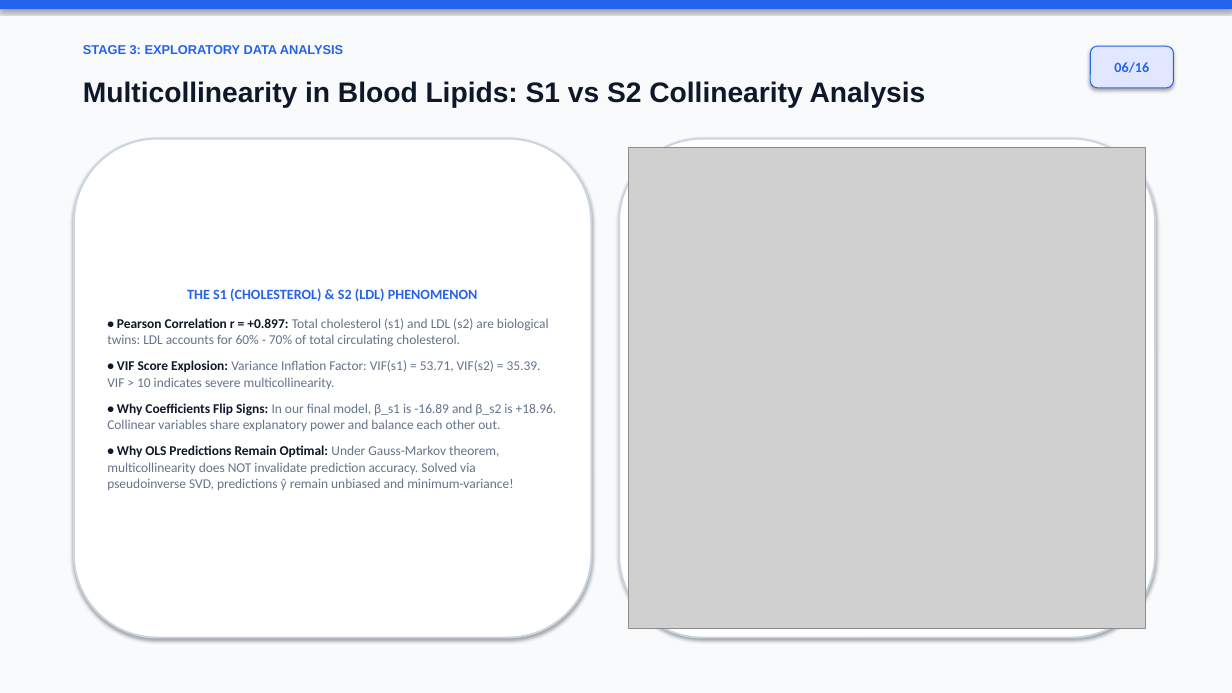
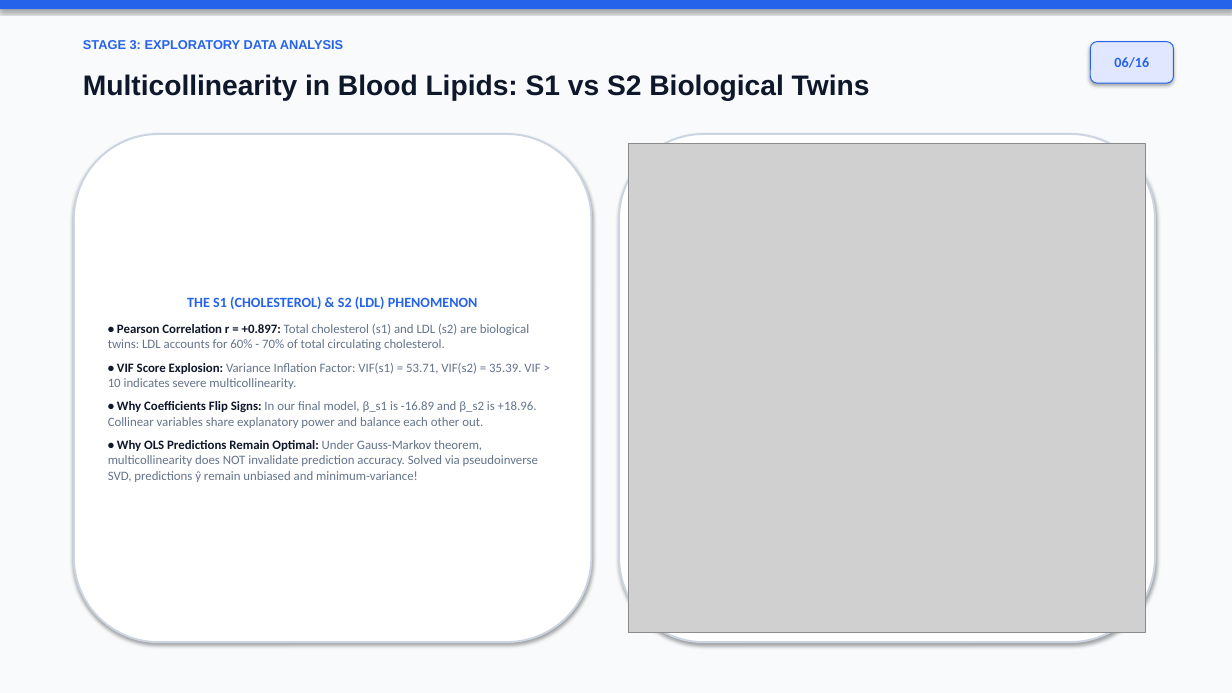
Before and after one commit to darrehanrasool/Lab, a slide deck: slide 6 of 4 Diabetes Progression Prediction/Diabetes_Progression_Conference_Presentation.pptx. Drawn at 1232x693 pixels with LibreOffice and Linux fonts; fonts in the diff are those of the drawing; grey boxes stand for pictures. Boxes give left, top, right and bottom in pixels: in the first picture for what was removed or moved away, otherwise in the second. Text is boxed around its words. In the diff, an @@ line names an element or a change of style, - is before the commit and + after.

```diff
--- a/4 Diabetes Progression Prediction/Diabetes_Progression_Conference_Presentation.pptx
+++ b/4 Diabetes Progression Prediction/Diabetes_Progression_Conference_Presentation.pptx
@@ text "STAGE 3: EXPLORATORY DATA ANALYSIS" moved from (x1=83, y1=45, x2=344, y2=54) to (x1=83, y1=40, x2=344, y2=49) @@
@@ rounded rectangle "06/16" moved from (x1=1091, y1=46, x2=1174, y2=88) to (x1=1091, y1=42, x2=1174, y2=83) @@
@@ text at (x1=83, y1=74, x2=870, y2=101): text changed @@
-Multicollinearity in Blood Lipids: S1 vs S2 Collinearity Analysis
+Multicollinearity in Blood Lipids: S1 vs S2 Biological Twins
@@ rounded rectangle "THE S1 (CHOLESTEROL) & S2 ..." resized from (x1=74, y1=139, x2=592, y2=638) to (x1=74, y1=134, x2=592, y2=642) @@
@@ rounded rectangle "THE S1 (CHOLESTEROL) & S2 ..." at (x1=74, y1=134, x2=592, y2=642): size 10.5 to 10 pt; less space between paragraphs @@
@@ rounded rectangle resized from (x1=619, y1=139, x2=1155, y2=638) to (x1=619, y1=134, x2=1155, y2=642) @@
@@ picture resized from (x1=628, y1=148, x2=1146, y2=628) to (x1=628, y1=143, x2=1146, y2=633) @@
```
Also in this commit, not shown: 14 other slides changed, 1 slide added, 1 slide removed, 1 other file.
